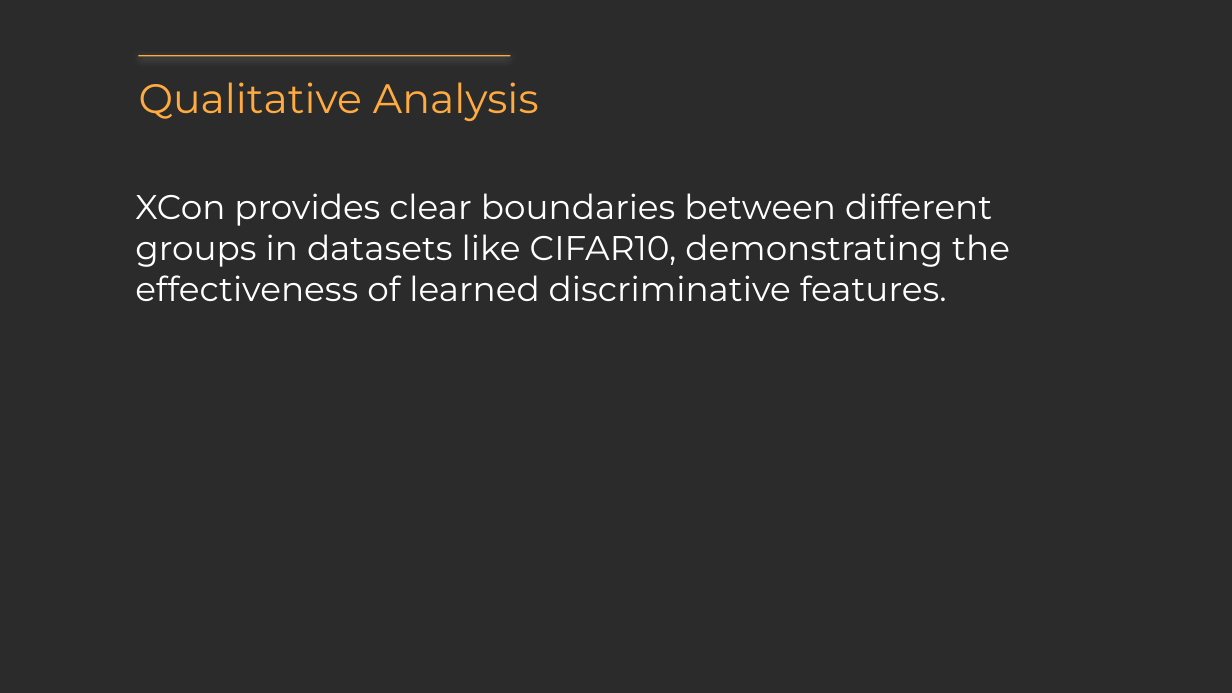
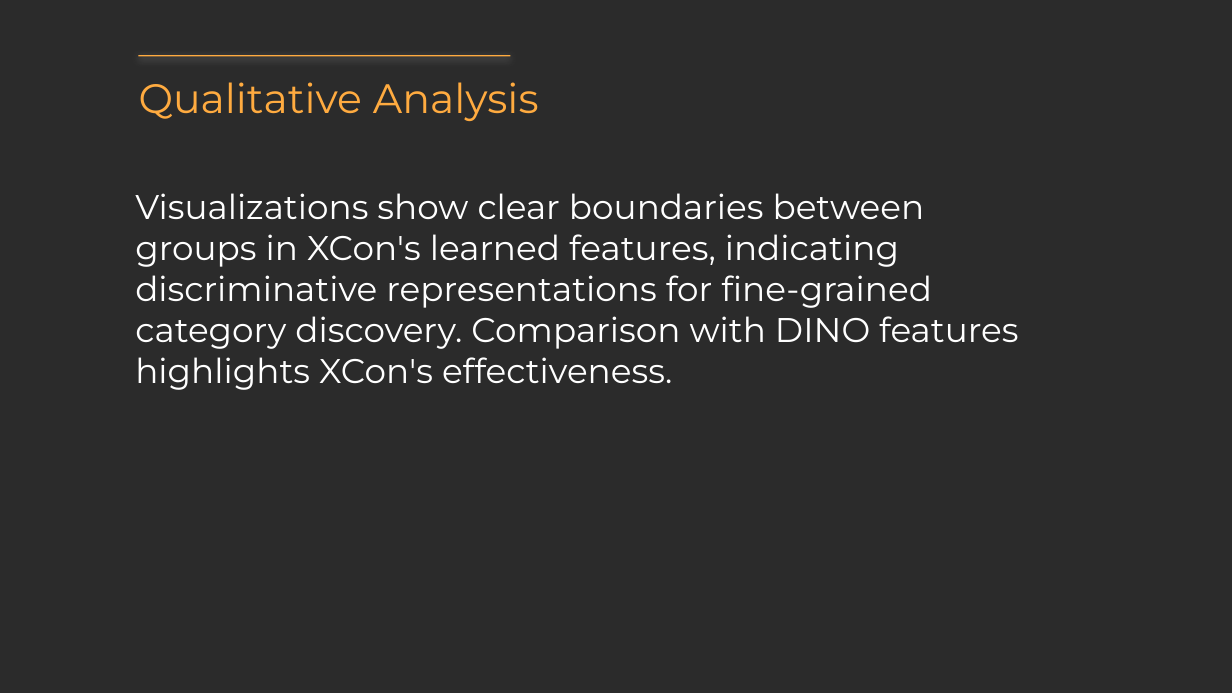
Before and after one commit to StephanieMussi/GRASPER, a slide deck: slide 9 of presentation.pptx. Drawn at 1232x693 pixels with LibreOffice and Linux fonts; fonts in the diff are those of the drawing; background and template pictures are left out; a plain dark background stands for a picture behind light text. Boxes give left, top, right and bottom in pixels: in the first picture for what was removed or moved away, otherwise in the second. Text is boxed around its words. In the diff, an @@ line names an element or a change of style, - is before the commit and + after.

```diff
--- a/presentation.pptx
+++ b/presentation.pptx
@@ text at box(135, 193, 1018, 390): text changed @@
-XCon provides clear boundaries between different groups in datasets like CIFAR10, demonstrating the effectiveness of learned discriminative features.
+Visualizations show clear boundaries between groups in XCon's learned features, indicating discriminative representations for fine-grained category discovery. Comparison with DINO features highlights XCon's effectiveness.
```
Also in this commit, not shown: 7 other slides changed, 1 slide added, 1 slide removed, 3 other files.
